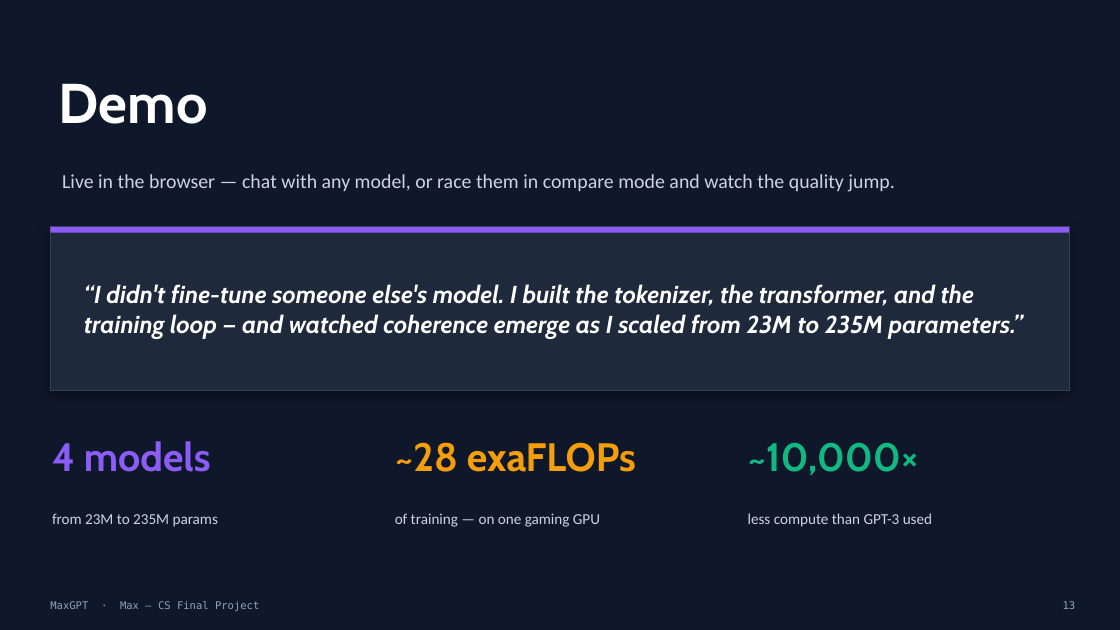
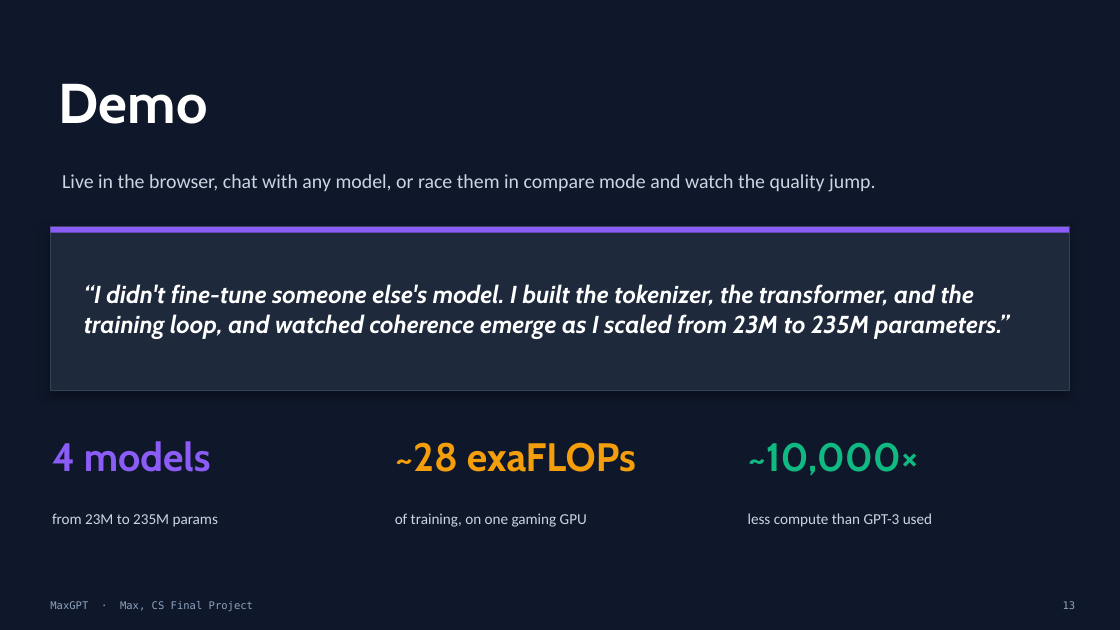
Before and after one commit to MaxwellBrohm/MaxGPT, a slide deck: slide 13 of MaxGPT_Presentation.pptx. Drawn at 1120x630 pixels with LibreOffice and Linux fonts; fonts in the diff are those of the drawing. Boxes give left, top, right and bottom in pixels: in the first picture for what was removed or moved away, otherwise in the second. Text is boxed around its words. In the diff, an @@ line names an element or a change of style, - is before the commit and + after.

```diff
--- a/MaxGPT_Presentation.pptx
+++ b/MaxGPT_Presentation.pptx
@@ text at box(62, 174, 875, 192): text changed @@
-Live in the browser — chat with any model, or race them in compare mode and watch the quality jump.
+Live in the browser, chat with any model, or race them in compare mode and watch the quality jump.
@@ text at box(84, 284, 1009, 339): text changed @@
-“I didn't fine-tune someone else's model. I built the tokenizer, the transformer, and the training loop — and watched coherence emerge as I scaled from 23M to 235M parameters.”
+“I didn't fine-tune someone else's model. I built the tokenizer, the transformer, and the training loop, and watched coherence emerge as I scaled from 23M to 235M parameters.”
@@ text at box(395, 513, 587, 527): text changed @@
-of training — on one gaming GPU
+of training, on one gaming GPU
@@ text at box(50, 601, 253, 611): text changed @@
-MaxGPT · Max — CS Final Project
+MaxGPT · Max, CS Final Project
```
Also in this commit, not shown: 11 other slides changed, 2 other files.
